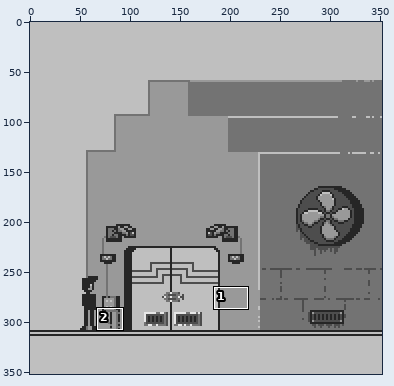
Sprite sheet -- Buildings/GrayScaleCanvas.png. Above: a wide view before the commit, with the close-up outlined.
Close-up. Before the edit:
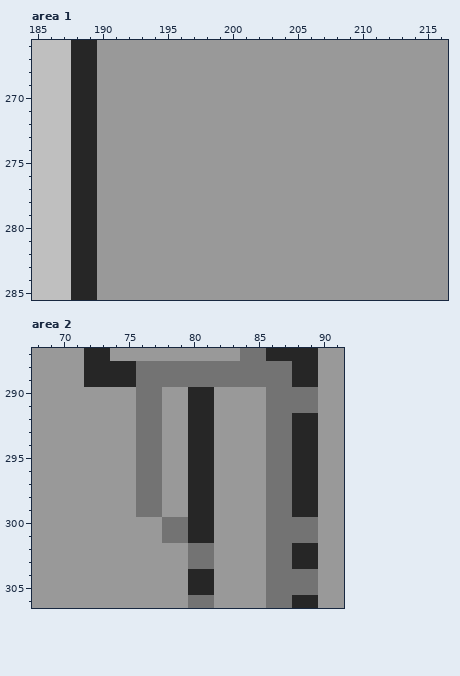
The file is 352x352 pixels. Colours within 5 levels of each other are drawn and written as one. Shown: area 1: x 185..216, y 266..285; area 2: x 68..91, y 287..306. The commit also changed other parts of the picture, which this record leaves out.
New version:
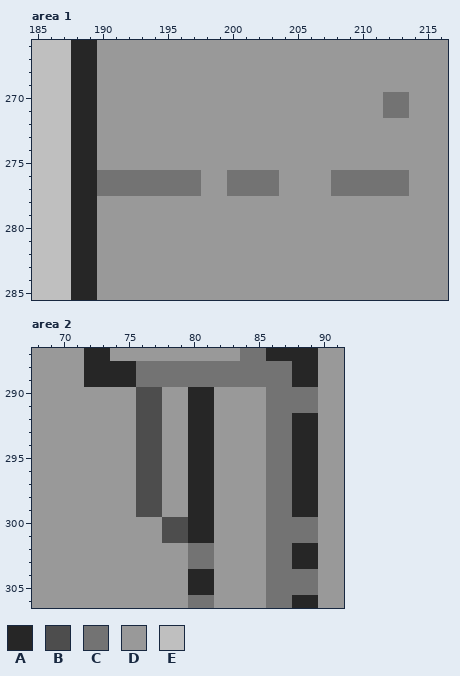
Palette (. is transparent): A #262626  B #4d4d4d  C #737373  D #999999  E #bfbfbf
Changes in this commit:
Area 1:
y 270..271: x 212..213 DD -> CC
y 276..277: x 190..197 DDDDDDDD -> CCCCCCCC; x 200..203 DDDD -> CCCC; x 208..213 DDDDDD -> CCCCCC
Area 2:
y 290..299: x 76..77 CC -> BB
y 300..301: x 78..79 CC -> BB
